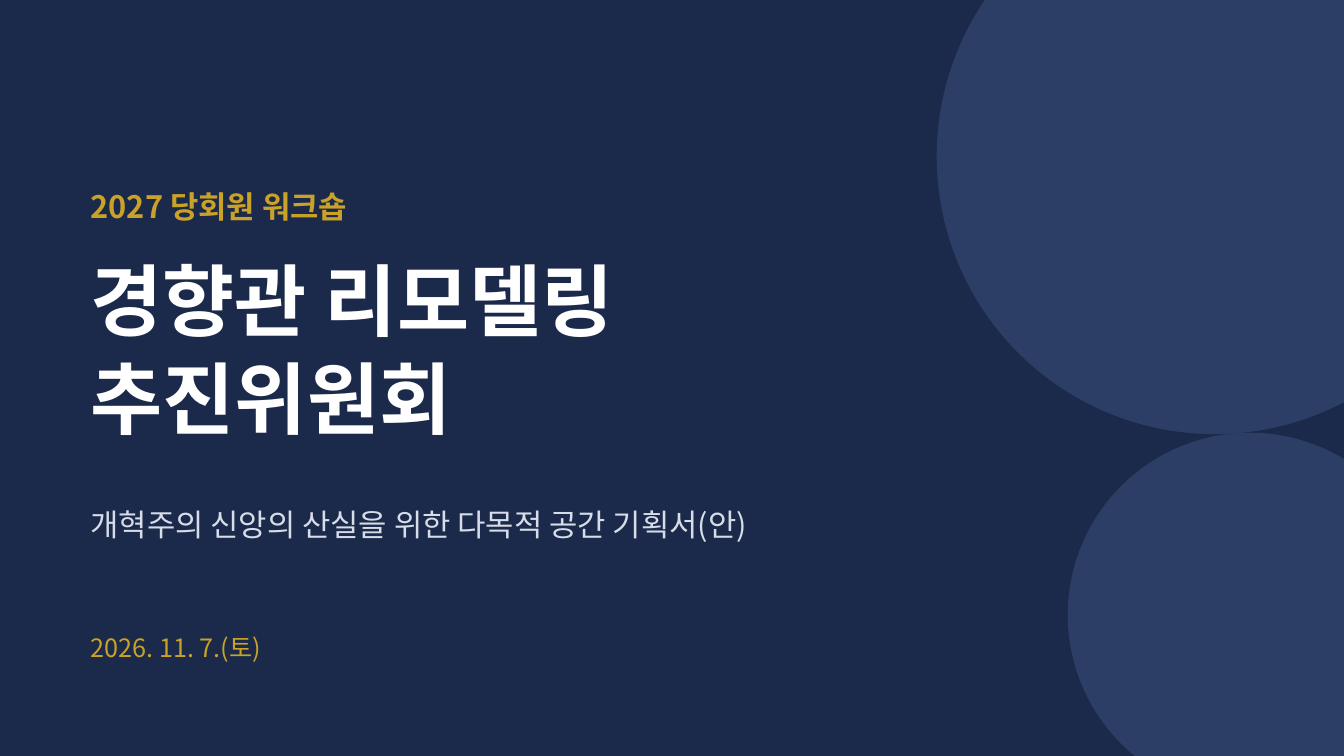
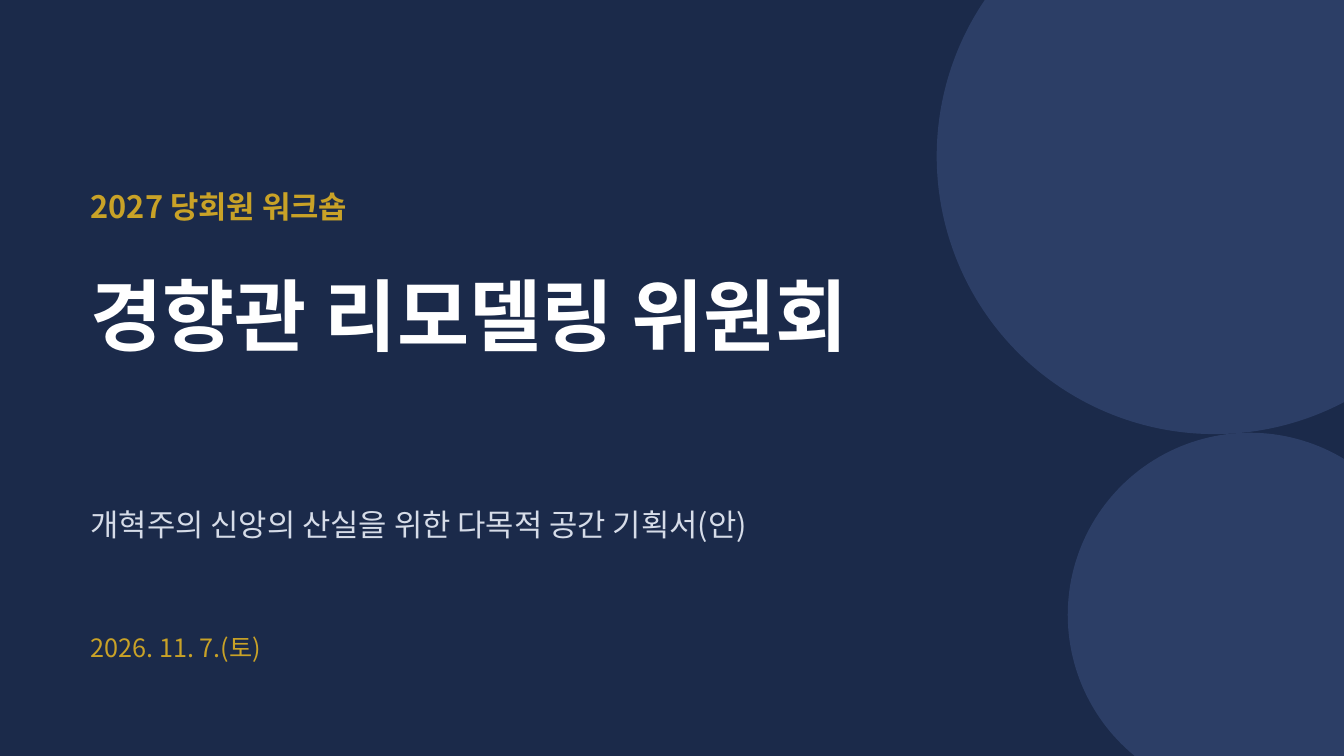
Before and after one commit to kgsdoing21-lab/-, a slide deck: slide 1 of 경향관_리모델링_추진위원회.pptx. Drawn at 1344x756 pixels with LibreOffice and Linux fonts; fonts in the diff are those of the drawing. Boxes give left, top, right and bottom in pixels: in the first picture for what was removed or moved away, otherwise in the second. Text is boxed around its words. In the diff, an @@ line names an element or a change of style, - is before the commit and + after.

```diff
--- a/경향관_리모델링_추진위원회.pptx
+++ b/경향관_리모델링_추진위원회.pptx
@@ text at (x1=91, y1=278, x2=847, y2=352): text changed @@
-경향관 리모델링
-추진위원회
+경향관 리모델링 위원회
```
Also in this commit, not shown: 2 other slides changed.
